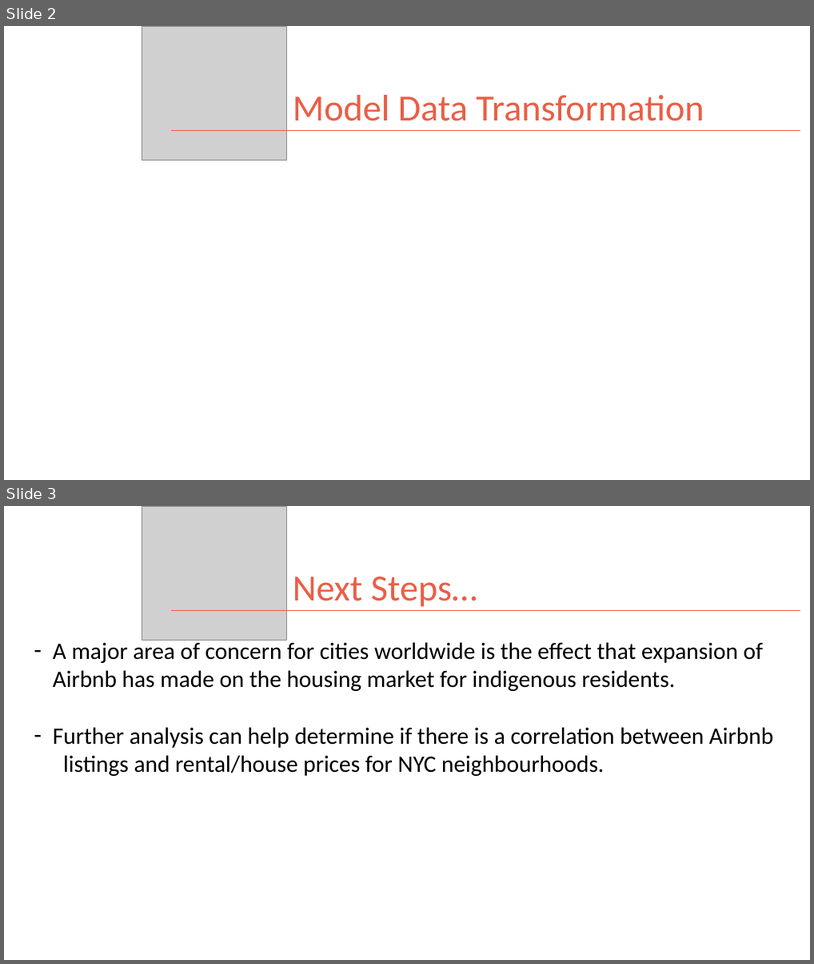
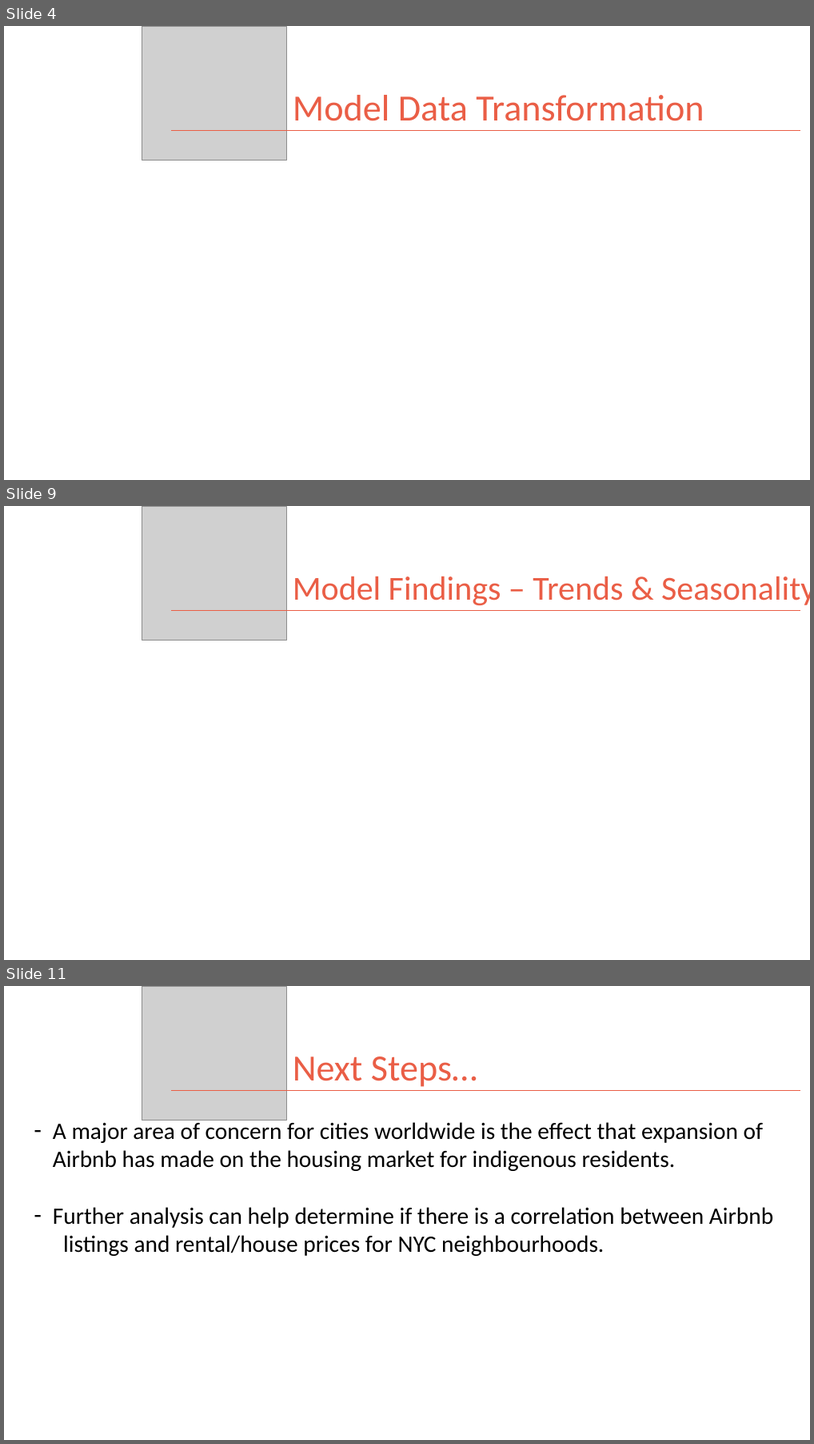
Before and after one commit to kman4/AirbnbPredictions, a slide deck: Airbnb Price Predictions (Model).pptx. Shown one above the other, each under a label of ours: slides 2 and 3 before the commit, slides 4, 9 and 11 after it; the slides between them are not shown. The pictures are 814x964 and 814x1444 pixels, drawn with LibreOffice and Linux fonts; fonts in the diff are those of the drawing; grey boxes stand for pictures. Boxes give left, top, right and bottom in pixels: in the first picture for what was removed or moved away, otherwise in the second. Text is boxed around its words. In the diff, an @@ line names an element or a change of style, - is before the commit and + after.

Commit message:
added model data transformation to powerpoint

```diff
--- a/Airbnb Price Predictions (Model).pptx
+++ b/Airbnb Price Predictions (Model).pptx
@@ slide 9 added at (4, 506, 810, 960), background #FFFFFF @@
@@ picture added at (142, 506, 286, 640) @@
@@ title added at (293, 576, 810, 605), 40 pt, text #EA5E46 @@
+Model Findings – Trends & Seasonality
@@ line added from (171, 610) to (801, 610), #EA5E46 1 pt @@
@@ what was slide 2 is now slide 4 @@
@@ what was slide 3 is now slide 11 @@
```
Also in this commit, not shown: 1 slide changed, 7 other slides added.
